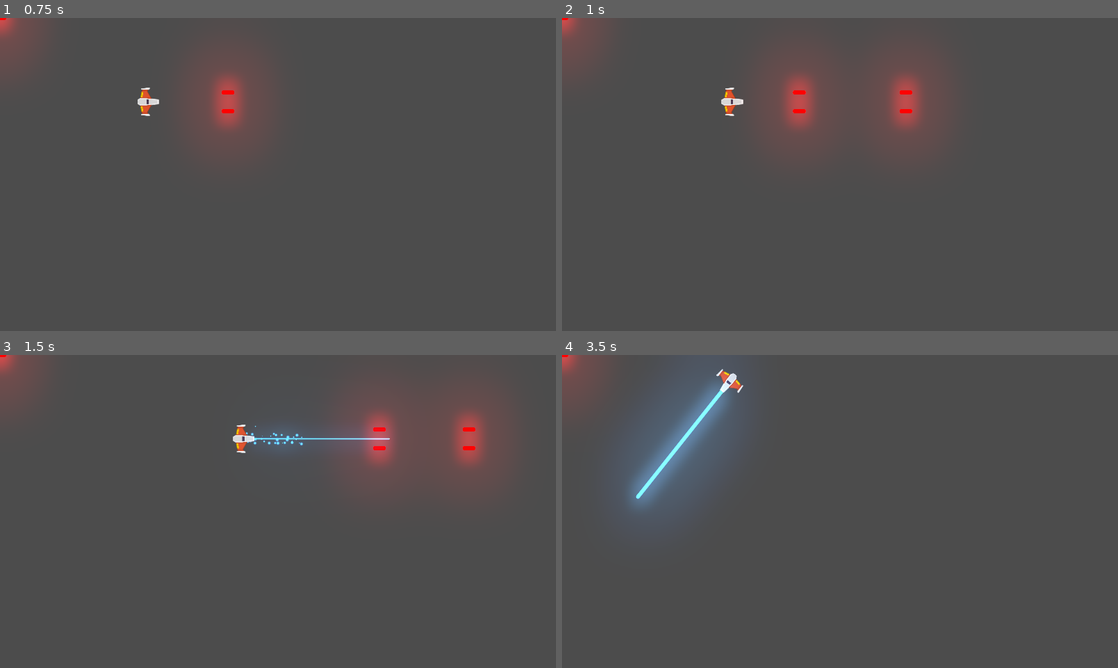
Above: before the commit, frames 1-4 (two rows, left to right).
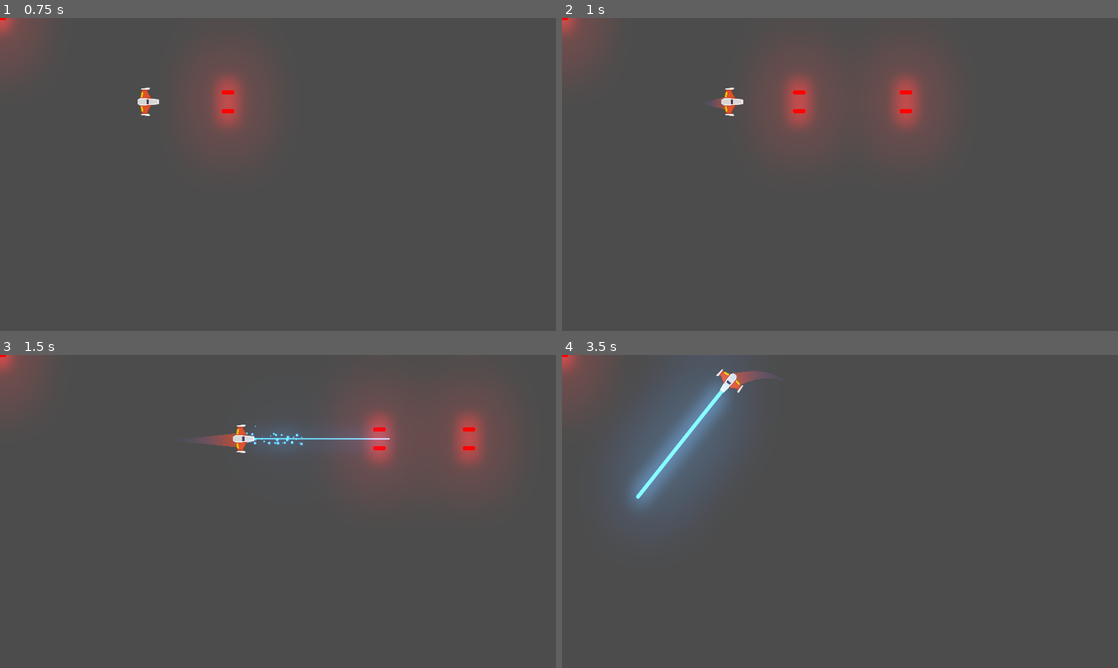
Above: after the commit, the same moments.

Repository: Law2512/Space
Game: Godot game, scene res://Juego/Niveles/NivelTest.tscn
The game is run twice, just before and just after one commit, with the same random seed, the same clock (stepped at 60 frames per second) and the same inputs. The project has no main scene, so this scene is started directly.
Inputs (mouse positions are in pixels of both pictures, inside the frame that each line leads up to):
- Up to frame 1 (0.75 s): tap Enter at 0.5 s; move the mouse to (400, 158) at 0.52 s; hold W (moverAdelante) from 0.53 s (still down); hold Space (disparoPrincipal) from 0.53 s (still down)
- Up to frame 2 (1 s): keep holding W (moverAdelante); keep holding Space (disparoPrincipal)
- Up to frame 3 (1.5 s): move the mouse to (166, 527) at 1.27 s; release W (moverAdelante) at 1.28 s; release Space (disparoPrincipal) at 1.28 s; hold S (moverAtras) from 1.28 s (still down); right-click (166, 527) at 1.35 s
- Up to frame 4 (3.5 s): move the mouse to (895, 442) at 2.02 s; release S (moverAtras) at 2.03 s; hold A (moverAntiHorario) 2.03-2.78 s; hold W (moverAdelante) from 2.03 s (still down); move the mouse to (812, 574) at 2.77 s; tap D (moverHorario) at 2.85 s

Frame 1 is identical in both runs. In frame 2, less than 0.1% of the frame differs, in the area x 27-30%, y 25-30%; in frame 3, 0.2%, in the area x 36-43%, y 25-30%; in frame 4, 0.2%.

Commit message:
Fin Clase 5
Agregados
- Estela detras de la nave
- MotorSFX funcional con TWEEN
Agregado en Commit anterior
- Icono (Placeholder)

Diff:
--- /dev/null
+++ b/Juego/Ship/Player/Motor/MotorSFX.gd
@@ -0,0 +1,35 @@
+#MotorGD
+class_name Motor
+extends AudioStreamPlayer2D
+
+export var tiempoTransicion:float = 0.6
+export var volumenApagado:float = -30.0
+
+onready var tweenSonido:Tween = $Tween
+
+var volumenOriginal:float
+
+func _ready() -> void:
+	volumenOriginal = volume_db
+	volume_db = volumenApagado
+
+func sonidoON() -> void:
+	if not playing:
+		play()
+
+	efectoTransicion(volume_db, volumenOriginal)
+
+func sonidoOFF() -> void:
+	efectoTransicion(volume_db, volumenApagado)
+
+func efectoTransicion(desdeVol: float, hastaVol: float) -> void:
+	tweenSonido.interpolate_property(
+		self,
+		"volume_db",
+		desdeVol,
+		hastaVol,
+		tiempoTransicion,
+		Tween.TRANS_LINEAR,
+		Tween.EASE_OUT_IN
+	)
+	tweenSonido.start()
--- /dev/null
+++ b/Juego/Ship/Player/Motor/MotorSFX.tscn
@@ -0,0 +1,11 @@
+[gd_scene load_steps=3 format=2]
+
+[ext_resource path="res://Juego/Ship/Player/MotorSFX.ogg" type="AudioStream" id=1]
+[ext_resource path="res://Juego/Ship/Player/Motor/MotorSFX.gd" type="Script" id=2]
+
+[node name="MotorSFX" type="AudioStreamPlayer2D"]
+stream = ExtResource( 1 )
+bus = "SFX"
+script = ExtResource( 2 )
+
+[node name="Tween" type="Tween" parent="."]
--- a/Juego/Ship/Player/Player.gd
+++ b/Juego/Ship/Player/Player.gd
@@ -5,10 +5,14 @@
 ##Atributos Export
 export var potenciaMotor:int = 20
 export var potenciaRotacion:int = 280
+export var estelaMaxima:int = 150
 
 ##Atributos Onready
 onready var canion:Canion = $Canion
 onready var laser:RayoLaser = $LaserBeam2D
+onready var estela:estela = $EstelaInicio/Trail2D
+onready var motorSFX:Motor = $MotorSFX
+
 ##Atributos
 var empuje:Vector2 = Vector2.ZERO
 var dirRotacion:int = 0
@@ -21,6 +25,17 @@
 
 	if event.is_action_released("disparoSecundario"):
 		laser.set_is_casting(false)
+
+	#Control Estela y sonido motor
+	if event.is_action_pressed("moverAdelante"):
+		estela.setMaxPoints(estelaMaxima)
+		motorSFX.sonidoON()
+	elif event.is_action_pressed("moverAtras"):
+		estela.setMaxPoints(0)
+		motorSFX.sonidoON()
+
+	if event.is_action_released("moverAtras") or event.is_action_released(("moverAdelante")):
+		motorSFX.sonidoOFF()
 
 func _integrate_forces(state: Physics2DDirectBodyState) -> void:
 	apply_central_impulse(empuje.rotated(rotation))
--- a/Juego/Ship/Player/Player.tscn
+++ b/Juego/Ship/Player/Player.tscn
@@ -1,10 +1,12 @@
-[gd_scene load_steps=7 format=2]
+[gd_scene load_steps=9 format=2]
 
 [ext_resource path="res://Juego/Ship/Player/player_orange.png" type="Texture" id=1]
 [ext_resource path="res://Juego/Ship/Player/MaterialFisico.tres" type="PhysicsMaterial" id=2]
 [ext_resource path="res://Juego/Ship/Player/Player.gd" type="Script" id=3]
 [ext_resource path="res://Juego/Proyectiles/Canion.tscn" type="PackedScene" id=4]
 [ext_resource path="res://Juego/Proyectiles/LaserBeam/LaserBeam2D.tscn" type="PackedScene" id=5]
+[ext_resource path="res://Juego/Ship/Player/Trail/Trail2D.tscn" type="PackedScene" id=6]
+[ext_resource path="res://Juego/Ship/Player/Motor/MotorSFX.tscn" type="PackedScene" id=7]
 
 [sub_resource type="CircleShape2D" id=1]
 radius = 36.1996
@@ -38,4 +40,17 @@
 [node name="LaserBeam2D" parent="." instance=ExtResource( 5 )]
 position = Vector2( 35.6381, 0 )
 
+[node name="EstelaInicio" type="Position2D" parent="."]
+position = Vector2( -14.238, -0.665234 )
+
+[node name="Trail2D" parent="EstelaInicio" instance=ExtResource( 6 )]
+position = Vector2( 5.82706, 0 )
+points = PoolVector2Array( 0, 0, 60, 0 )
+width = 50.0
+is_emitting = true
+max_points = 150
+target_path = NodePath("..")
+
+[node name="MotorSFX" parent="." instance=ExtResource( 7 )]
+
 [editable path="Canion"]
--- /dev/null
+++ b/Juego/Ship/Player/Trail/Trail2D.gd
@@ -0,0 +1,114 @@
+# Draws a 2D trail using Godot's `Line2D`.
+#
+# Instantiate `Trail2D` as a child of a moving node to use it. To control the color, width curve,
+# texture, or trail width, use parameters from the `Line2D` class.
+tool
+
+class_name estela
+extends Line2D
+
+export var is_emitting := false setget set_emitting
+
+# Distance in pixels between vertices. A higher resolution leads to more details.
+export var resolution := 5.0
+# Life of each point in seconds before it is deleted.
+export var lifetime := 0.5
+# Maximum number of points allowed on the curve.
+export var max_points := 100
+
+# Optional path to the target node to follow. If not set, the instance follows its parent.
+export var target_path: NodePath
+
+var _points_creation_time := []
+var _last_point := Vector2.ZERO
+var _clock := 0.0
+var _offset := 0.0
+
+##Setters y Getters
+func setMaxPoints(valor: int) -> void:
+	max_points = valor
+
+onready var target: Node2D = get_node_or_null(target_path)
+
+
+func _ready() -> void:
+	if not target:
+		target = get_parent() as Node2D
+
+	if Engine.editor_hint:
+		set_process(false)
+		return
+
+	_offset = position.length()
+	set_as_toplevel(true)
+	clear_points()
+	position = Vector2.ZERO
+	_last_point = to_local(target.global_position) + calculate_offset()
+
+
+func _get_configuration_warning() -> String:
+	var warning := "Missing Target node: assign a Node that extends Node2D in the Target Path or make the Trail a child of a parent that extends Node2D"
+	if target:
+		warning = ""
+	return warning
+
+
+func _process(delta: float) -> void:
+	_clock += delta
+	remove_older()
+
+	if not is_emitting:
+		return
+
+	# Adding new points if necessary.
+	var desired_point := to_local(target.global_position)
+	var distance: float = _last_point.distance_to(desired_point)
+	if distance > resolution:
+		add_timed_point(desired_point, _clock)
+
+
+# Creates a new point and stores its creation time.
+func add_timed_point(point: Vector2, time: float) -> void:
+	add_point(point + calculate_offset())
+	_points_creation_time.append(time)
+	_last_point = point
+	if get_point_count() > max_points:
+		remove_first_point()
+
+
+# Calculates the offset of the trail from its target.
+func calculate_offset() -> Vector2:
+	return - 1.0 * polar2cartesian(1.0, target.rotation).rotated(- PI / 2) * _offset
+
+
+# Removes the first point in the line and the corresponding time.
+func remove_first_point() -> void:
+	if get_point_count() > 1:
+		remove_point(0)
+	_points_creation_time.pop_front()
+
+
+# Remove points older than `lifetime`.
+func remove_older() -> void:
+	for creation_time in _points_creation_time:
+		var delta = _clock - creation_time
+		if delta > lifetime:
+			remove_first_point()
+		# Points in `_points_creation_time` are ordered from oldest to newest so as soon as a point
+		# isn't older than `lifetime`, we know all remaining points should stay as well.
+		else:
+			break
+
+
+func set_emitting(emitting: bool) -> void:
+	is_emitting = emitting
+	if Engine.editor_hint:
+		return
+
+	if not is_inside_tree():
+		yield(self, "ready")
+
+	if is_emitting:
+		clear_points()
+		_points_creation_time.clear()
+		_last_point = to_local(target.global_position) + calculate_offset()
--- /dev/null
+++ b/Juego/Ship/Player/Trail/Trail2D.tscn
@@ -0,0 +1,17 @@
+[gd_scene load_steps=4 format=2]
+
+[ext_resource path="res://Juego/Ship/Player/Trail/Trail2D.gd" type="Script" id=1]
+
+[sub_resource type="Curve" id=1]
+_data = [ Vector2( 0, 0 ), 0.0, 1.0, 0, 1, Vector2( 1, 1 ), 1.0, 0.0, 1, 0 ]
+
+[sub_resource type="Gradient" id=2]
+colors = PoolColorArray( 0.294118, 0.356863, 0.670588, 0, 0.788235, 0.301961, 0.164706, 1 )
+
+[node name="Trail2D" type="Line2D"]
+points = PoolVector2Array( 0, 0, 32, 0 )
+width_curve = SubResource( 1 )
+default_color = Color( 1, 1, 1, 1 )
+gradient = SubResource( 2 )
+joint_mode = 2
+script = ExtResource( 1 )
--- a/project.godot
+++ b/project.godot
@@ -13,6 +13,11 @@
 "class": "Canion",
 "language": "GDScript",
 "path": "res://Juego/Proyectiles/Canion.gd"
+}, {
+"base": "AudioStreamPlayer2D",
+"class": "Motor",
+"language": "GDScript",
+"path": "res://Juego/Ship/Player/Motor/MotorSFX.gd"
 }, {
 "base": "Node2D",
 "class": "Nivel",
@@ -33,13 +38,20 @@
 "class": "RayoLaser",
 "language": "GDScript",
 "path": "res://Juego/Proyectiles/LaserBeam/LaserBeam2D.gd"
+}, {
+"base": "Line2D",
+"class": "estela",
+"language": "GDScript",
+"path": "res://Juego/Ship/Player/Trail/Trail2D.gd"
 } ]
 _global_script_class_icons={
 "Canion": "",
+"Motor": "",
 "Nivel": "",
 "Player": "",
 "Proyectil": "",
-"RayoLaser": ""
+"RayoLaser": "",
+"estela": ""
 }
 
 [application]
Not shown, added: Juego/Ship/Player/MotorSFX.ogg.import
Not shown, added: Juego/Ship/Player/MotorSFX.ogg
